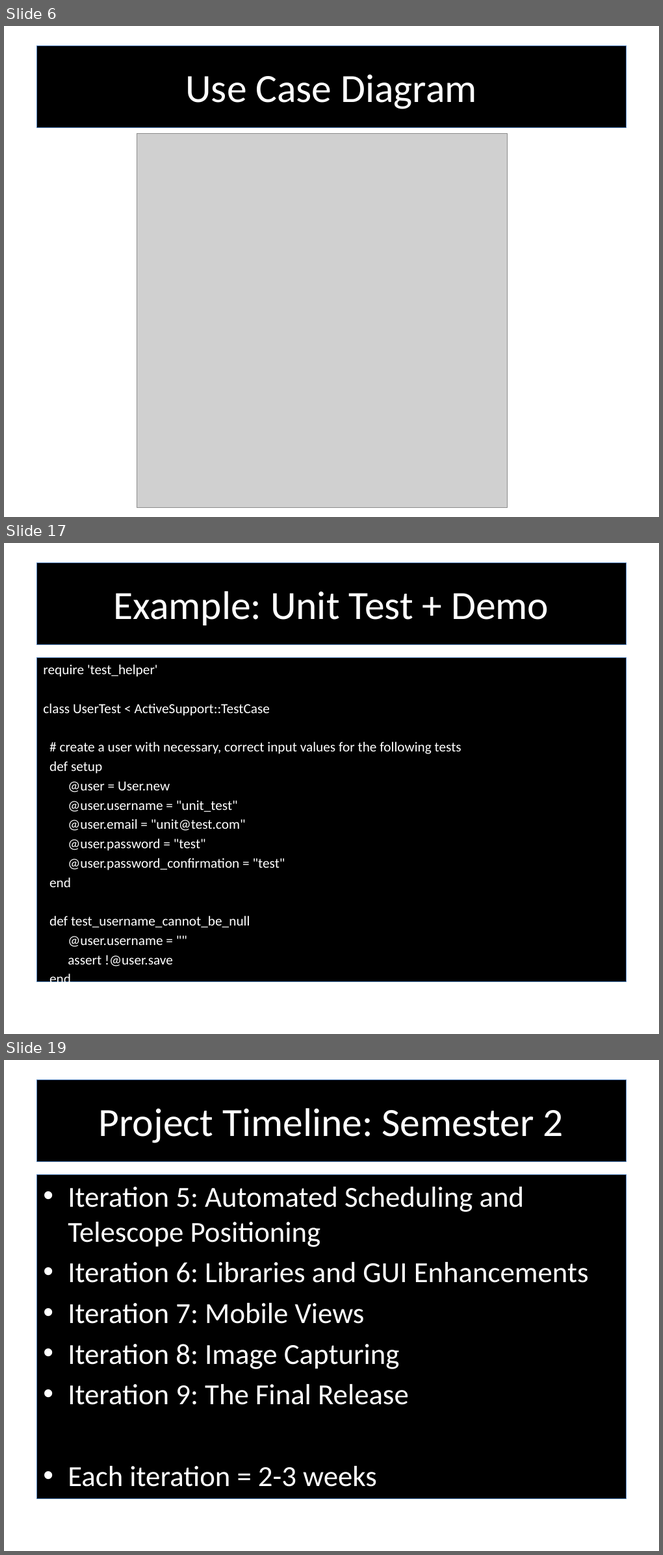
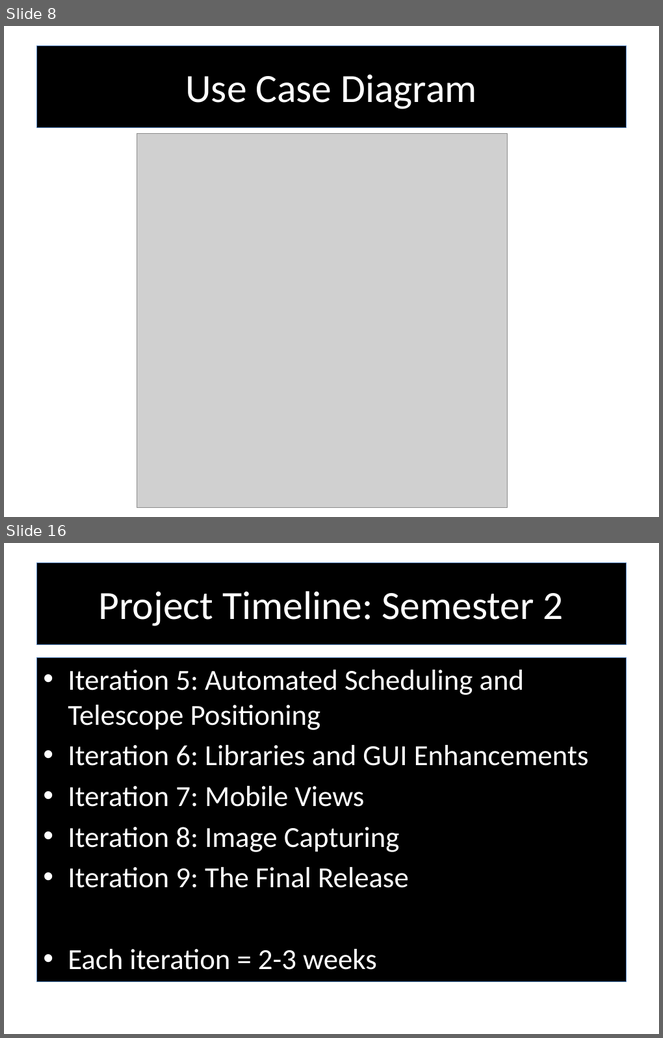
Before and after one commit to RedTeamCOSC470/Documentation, a slide deck: Stargazer_Presentation_Semester2.pptx. Shown one above the other, each under a label of ours: slides 6, 17 and 19 before the commit, slides 8 and 16 after it; the slides between them are not shown. The pictures are 663x1555 and 663x1038 pixels, drawn with LibreOffice and Linux fonts; fonts in the diff are those of the drawing; grey boxes stand for pictures; background and template pictures are left out. Boxes give left, top, right and bottom in pixels: in the first picture for what was removed or moved away, otherwise in the second. Text is boxed around its words. In the diff, an @@ line names an element or a change of style, - is before the commit and + after.

```diff
--- a/Stargazer_Presentation_Semester2.pptx
+++ b/Stargazer_Presentation_Semester2.pptx
@@ slide 17 removed at bbox=[4, 543, 659, 1034], background picture (left out) @@
@@ title removed at bbox=[36, 563, 627, 644] @@
-Example: Unit Test + Demo
@@ text removed at bbox=[36, 657, 627, 982] @@
-require 'test_helper'
-class UserTest < ActiveSupport::TestCase
-# create a user with necessary, correct input values for the following tests
-def setup
-@user = User.new
-@user.username = "unit_test"
-@user.email = "unit@test.com"
-@user.password = "test"
-@user.password_confirmation = "test"
-end
-def test_username_cannot_be_null
-@user.username = ""
-assert !@user.save
-end
-end
@@ what was slide 6 is now slide 8 @@
@@ what was slide 19 is now slide 16 @@
```
Also in this commit, not shown: 11 slides changed, 8 slides added, 8 other slides removed.
